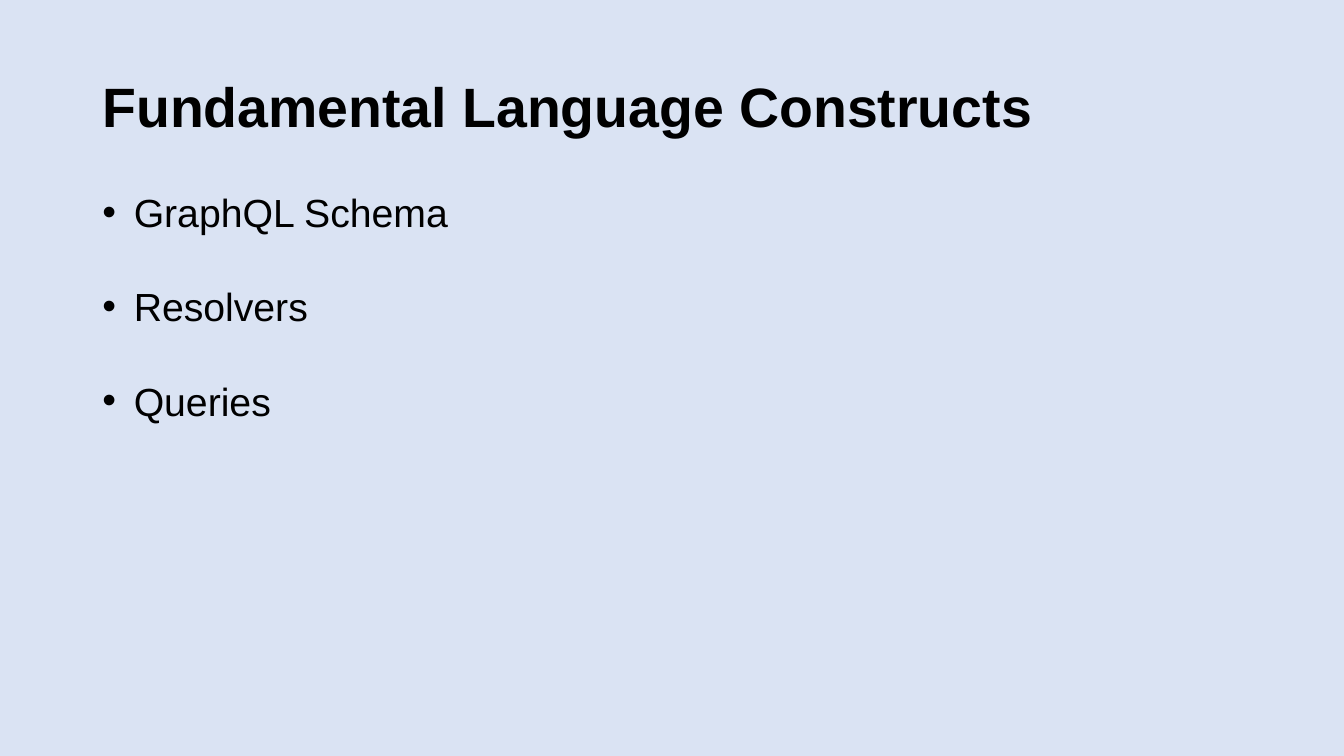
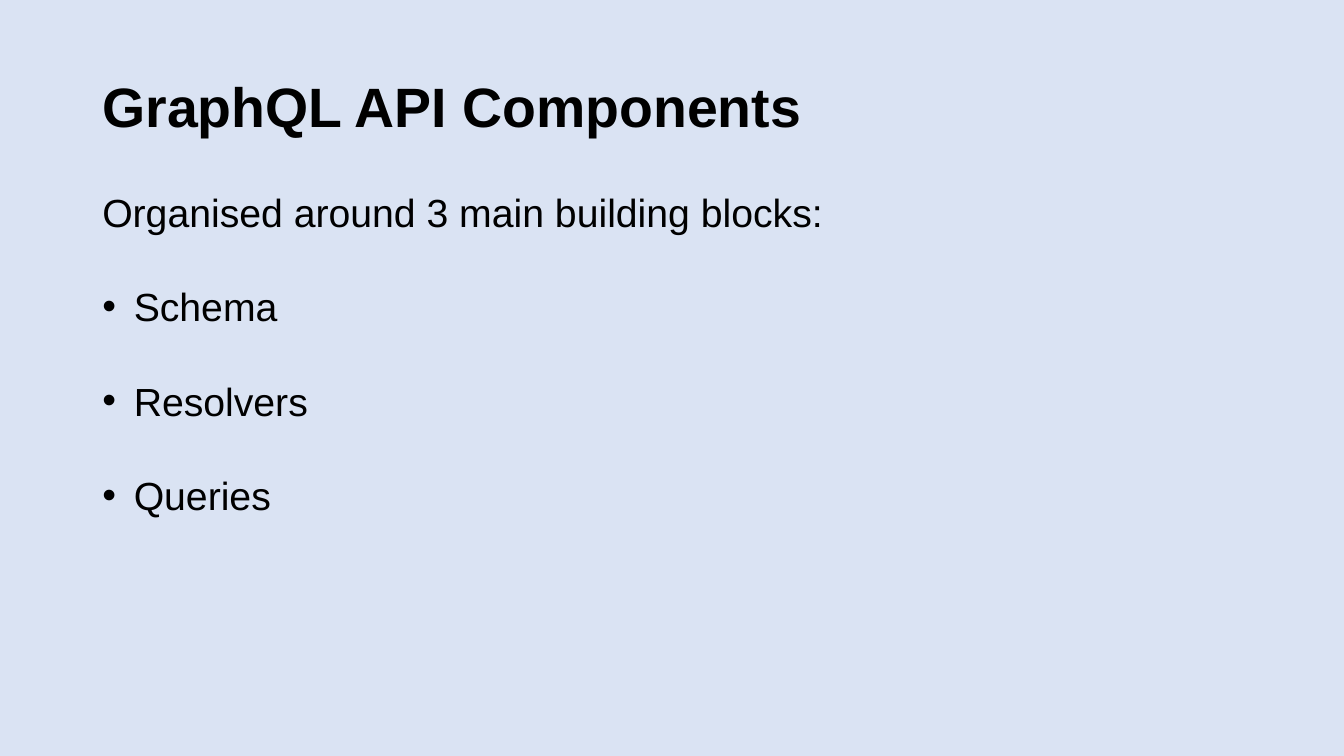
Before and after one commit to patelg123/graphql-presentation, a slide deck: slide 8 of current.pptx. Drawn at 1344x756 pixels with LibreOffice and Linux fonts; fonts in the diff are those of the drawing. Boxes give left, top, right and bottom in pixels: in the first picture for what was removed or moved away, otherwise in the second. Text is boxed around its words. In the diff, an @@ line names an element or a change of style, - is before the commit and + after.

```diff
--- a/current.pptx
+++ b/current.pptx
@@ title at [102, 86, 802, 138]: text changed @@
-Fundamental Language Constructs
+GraphQL API Components
@@ text at [102, 198, 823, 322]: text changed @@
-• GraphQL Schema
+Organised around 3 main building blocks:
+• Schema
```
Also in this commit, not shown: 5 other slides changed, 2 slides added, 1 slide removed, 1 other file.
